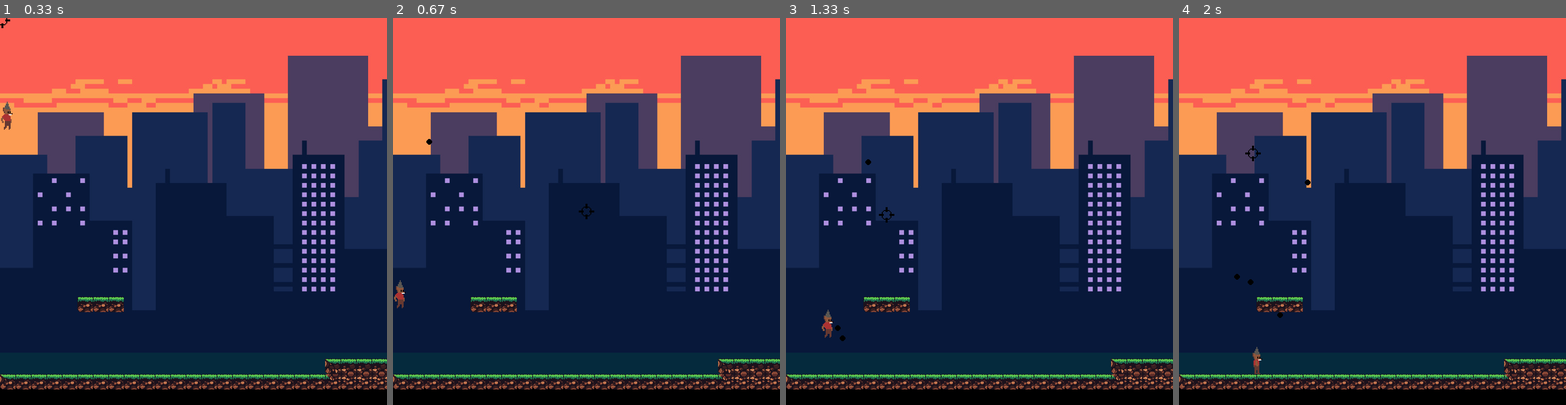
Above: before the commit, frames 1-4 (left to right).
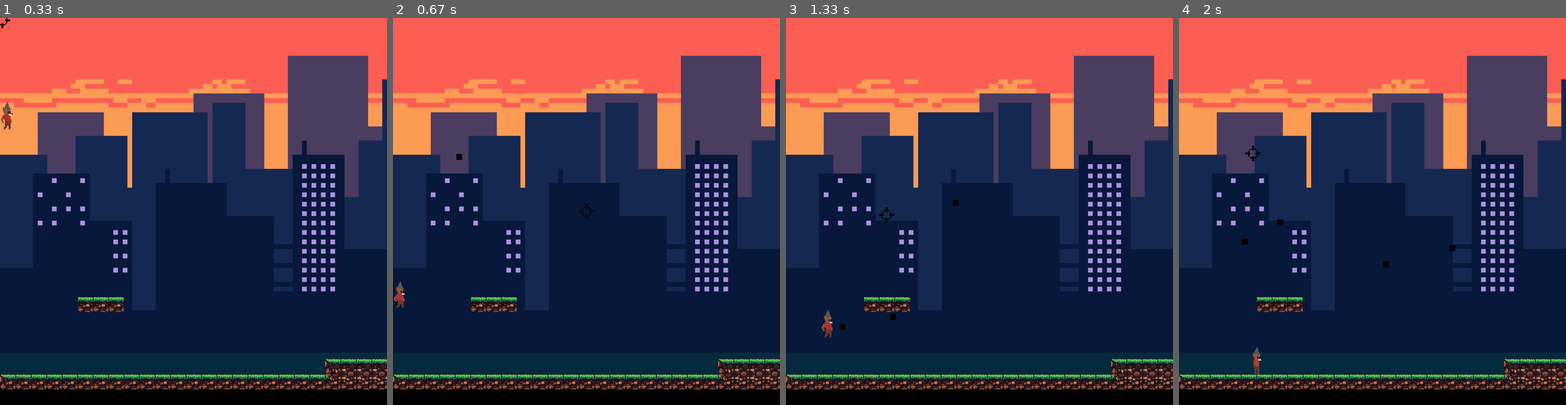
Above: after the commit, the same moments.

Repository: manucouto1/PyGame_5Gatos
Game: pygame game, started from src/main.py
The game is run twice, just before and just after one commit, with the same random seed, the same clock (stepped at 60 frames per second) and the same inputs.
Inputs (mouse positions are in pixels of both pictures, inside the frame that each line leads up to):
- Up to frame 1 (0.33 s): no input
- Up to frame 2 (0.67 s): click (586, 211) at 0.4 s
- Up to frame 3 (1.33 s): hold Right 0.67-1.13 s; click (1103, 199) at 0.77 s; hold Up from 1.17 s (still down); click (886, 215) at 1.27 s
- Up to frame 4 (2 s): release Up at 1.47 s; hold Right 1.5-1.97 s; click (1252, 153) at 1.6 s

Frame 1 is identical in both runs. In frame 2, less than 0.1% of the frame differs, in the area x 0-18%, y 31-73%; in frame 3, 0.1%; in frame 4, 0.2%, in the area x 14-72%, y 41-78%.

Commit message:
[Player] Encapsulate shooting functionality and make Projectile heritage

Diff:
--- a/src/main.py
+++ b/src/main.py
@@ -18,9 +18,9 @@
 FPS = 20
 
 
-def update_cursor(mousepos, screen, cursor):
+def update_cursor(mouse_pos, screen, cursor):
     cursor_rect = cursor.get_rect()
-    mx, my = mousepos
+    mx, my = mouse_pos
     cursor_rect.center = (mx, my)
     screen.blit(cursor, cursor_rect)
 
@@ -43,7 +43,7 @@
 
     # Main loop
     clock = pg.time.Clock()
-    bullets = []
+    bullets = pg.sprite.Group()
 
     while True:
         screen.blit(bg, (0, 0))
@@ -60,23 +60,16 @@
             if event.type == pg.MOUSEBUTTONDOWN:
                 # mouse shutting
                 if len(bullets) < 5:
-                    if player.direction == pg.K_LEFT:
-                        offset = -player.offset
-                    else:
-                        offset = player.offset
+                    # look to shoot direction
+                    bullets.add(player.shoot(camera))
 
-                    bullet = Projectile(round(player.rect.x + player.rect.width // 2 + offset + camera.cam.x),
-                                        round(player.rect.y + player.rect.height // 2 + camera.cam.y), 6)
-                    bullet.trajectory(pg.mouse.get_pos())
-                    bullets.append(bullet)
+        to_remove = list(filter(lambda bll: SCREEN_HEIGHT < bll.x or bll.x < 0 or SCREEN_WIDTH < bll.y or bll.y < 0,
+                                bullets.sprites()))
+        bullets.remove(to_remove)
 
-        for bullet in bullets:
-            if SCREEN_HEIGHT > bullet.x > 0:
-                bullet.update()
-            else:
-                bullets.pop(bullets.index(bullet))
+        bullets.update()
+        camera.update()
 
-        camera.update()
         pressed = pg.key.get_pressed()
 
         if pressed[pg.K_LEFT] or pressed[pg.K_a]:
@@ -84,16 +77,13 @@
         if pressed[pg.K_RIGHT] or pressed[pg.K_d]:
             player.move_right()
 
-        update_cursor(pg.mouse.get_pos(), screen, cursor)
-
-        for bullet in bullets:
-            bullet.draw(screen)
-
         screen_rect = screen.get_rect()
         screen_rect[2] += level.map_width * level.tile_size - SCREEN_WIDTH
         player.rect.clamp_ip(screen_rect)
 
+        bullets.draw(screen)
         camera.draw(screen)
+        update_cursor(pg.mouse.get_pos(), screen, cursor)
         pg.display.update()
         clock.tick(FPS)
 
--- a/src/player.py
+++ b/src/player.py
@@ -1,7 +1,8 @@
 import pygame as pg
 import os
+import assets
 from spritesheet import Spritesheet
-import assets
+from projectile import Projectile
 
 GRAVITY = pg.Vector2((0, 4.8))
 
@@ -76,6 +77,27 @@
         self.direction = pg.K_RIGHT
         self.movement = True
 
+    def shoot(self, camera):
+        # look to shoot direction
+        m_pos = (m_x, _) = pg.mouse.get_pos()
+
+        if m_x > self.rect.x + camera.cam.x:
+            self.direction = pg.K_RIGHT
+        elif m_x < self.rect.x + camera.cam.x:
+            self.direction = pg.K_LEFT
+
+        if self.direction == pg.K_LEFT:
+            offset = -self.offset
+        else:
+            offset = self.offset
+
+        bullet = Projectile(round(self.rect.x + self.rect.width // 2 + offset + camera.cam.x),
+                            round(self.rect.y + self.rect.height // 2 + camera.cam.y), 6)
+
+        bullet.trajectory(m_pos)
+
+        return bullet
+
     def reset_movement(self):
         self.movement = False
         self.vel.x = 0
--- a/src/projectile.py
+++ b/src/projectile.py
@@ -5,26 +5,29 @@
 
 
 class Projectile(pg.sprite.Sprite):
-    def __init__(self, x, y, radius,color=(0, 0, 0)):
+    def __init__(self, x, y, radius, color=(0, 0, 0)):
+        super().__init__()
         self.x = x
         self.y = y
         self.h = 0
+        self.image = pg.Surface((int(radius*2), int(radius*2)))
         self.radius = radius
         self.color = color
-        self.vel = pg.Vector2((8, 8))
+        self.vel = pg.Vector2((18, 18))
         self.angle = 0
+        self.rect = pg.Rect(self.x - self.radius, self.y - self.radius, self.radius * 2, self.radius * 2)
 
     def trajectory(self, pos):
         (mx, my) = pos
-
         slope_x = mx - self.x
         slope_y = my - self.y
-
         self.angle = math.atan2(slope_y, slope_x)
 
     def update(self):
         self.x += math.cos(self.angle) * self.vel.x
         self.y += math.sin(self.angle) * self.vel.y
+        self.rect.x = self.x
+        self.rect.y = self.y
 
     def draw(self, win):
-        pg.draw.circle(win, self.color, (self.x, self.y), self.radius)
+        win.blit(self.image, (int(self.x - self.radius), int(self.y - self.radius)))
